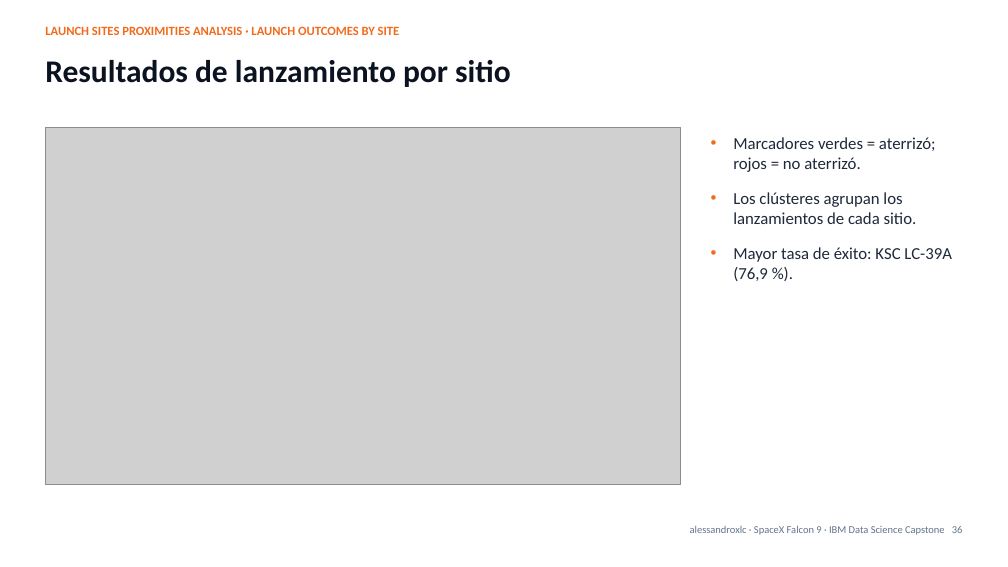
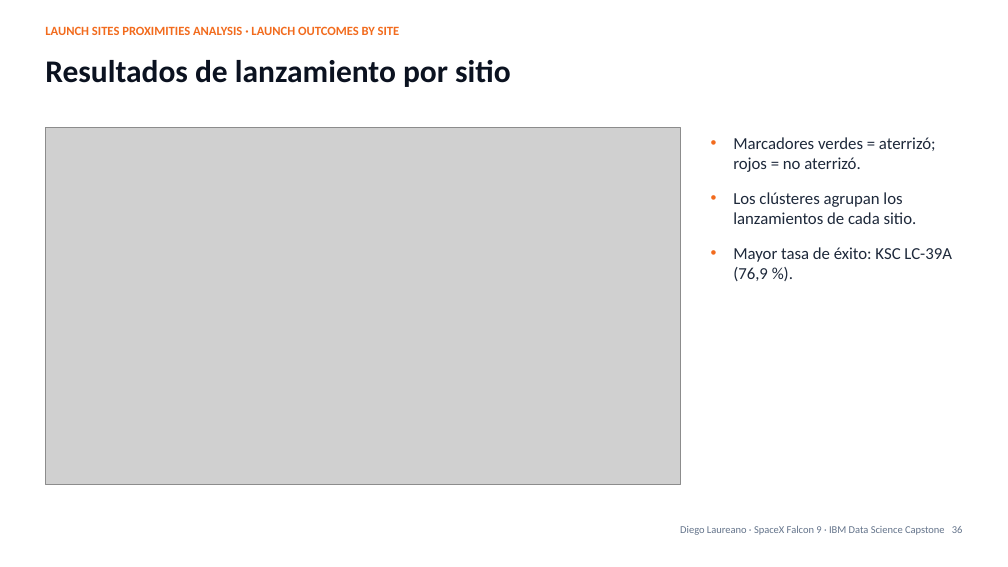
Before and after one commit to alessandroxlc/spacex-falcon9-capstone, a slide deck: slide 36 of presentation/SpaceX_Falcon9_Capstone.pptx. Drawn at 1008x567 pixels with LibreOffice and Linux fonts; fonts in the diff are those of the drawing; grey boxes stand for pictures. Boxes give left, top, right and bottom in pixels: in the first picture for what was removed or moved away, otherwise in the second. Text is boxed around its words. In the diff, an @@ line names an element or a change of style, - is before the commit and + after.

```diff
--- a/presentation/SpaceX_Falcon9_Capstone.pptx
+++ b/presentation/SpaceX_Falcon9_Capstone.pptx
@@ text at [680, 525, 963, 535]: text changed @@
-alessandroxlc · SpaceX Falcon 9 · IBM Data Science Capstone 36
+Diego Laureano · SpaceX Falcon 9 · IBM Data Science Capstone 36
```
Also in this commit, not shown: 42 other slides changed, 4 other files.
